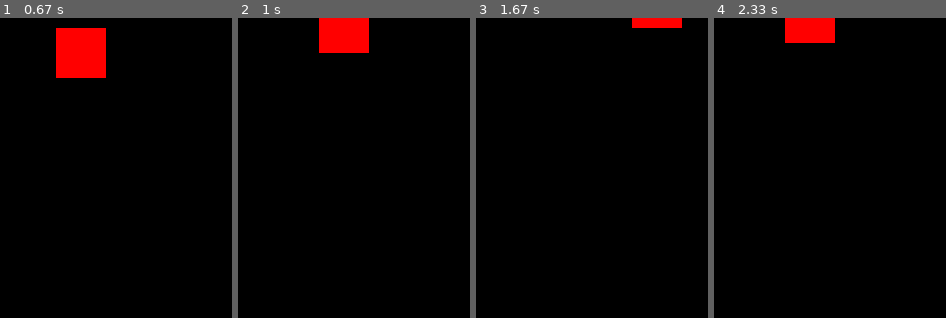
Above: before the commit, frames 1-4 (left to right).
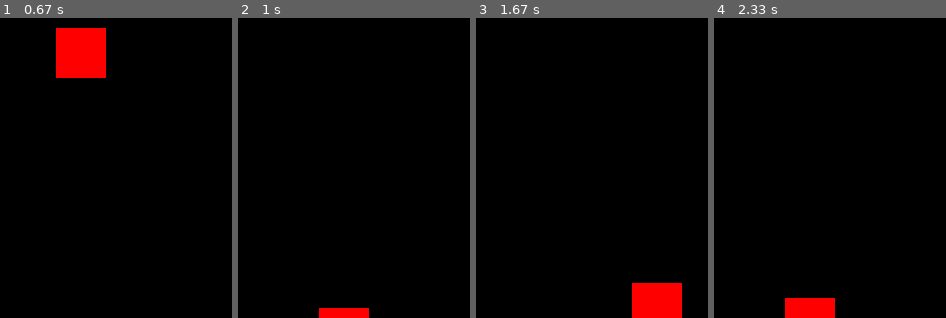
Above: after the commit, the same moments.

Repository: mmaleki92/python_teaching
Game: pygame game, started from MFT_class/game_01.py
The game is run twice, just before and just after one commit, with the same random seed, the same clock (stepped at 60 frames per second) and the same inputs.
Inputs:
- Up to frame 1 (0.67 s): hold D from 0.33 s (still down)
- Up to frame 2 (1 s): release D at 0.8 s; hold W from 0.83 s (still down)
- Up to frame 3 (1.67 s): release W at 1.13 s; hold D 1.17-1.63 s
- Up to frame 4 (2.33 s): hold A 1.67-2.2 s; hold S from 2.23 s (still down)

Frame 1 is identical in both runs. In frame 2, 3.2% of the frame differs, in the area x 34-57%, y 0-100%; in frame 3, 3.2%; in frame 4, 3.2%.

Commit message:
boundary portal

Diff:
--- a/MFT_class/game_01.py
+++ b/MFT_class/game_01.py
@@ -38,11 +38,16 @@
 
     x = x + x_change
     y = y + y_change
+
     if x>400:
         x = 0
-
+    elif x<0:
+        x = 400
     if y>300:
         y = 0
+    elif y<0:
+        y = 300
+
     dis.fill(BLACK)
 
 
